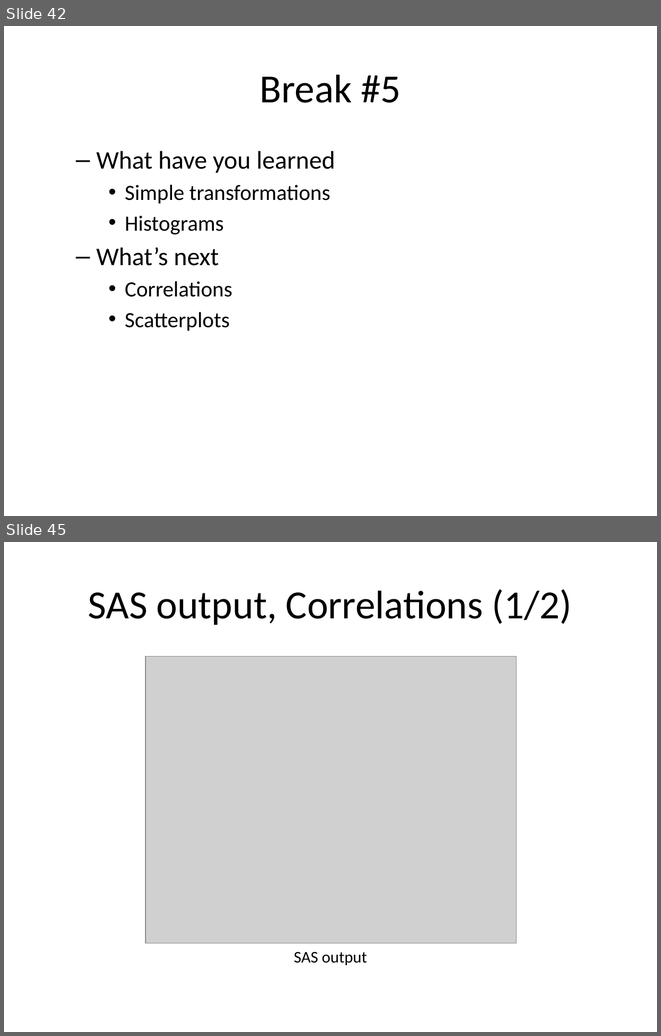
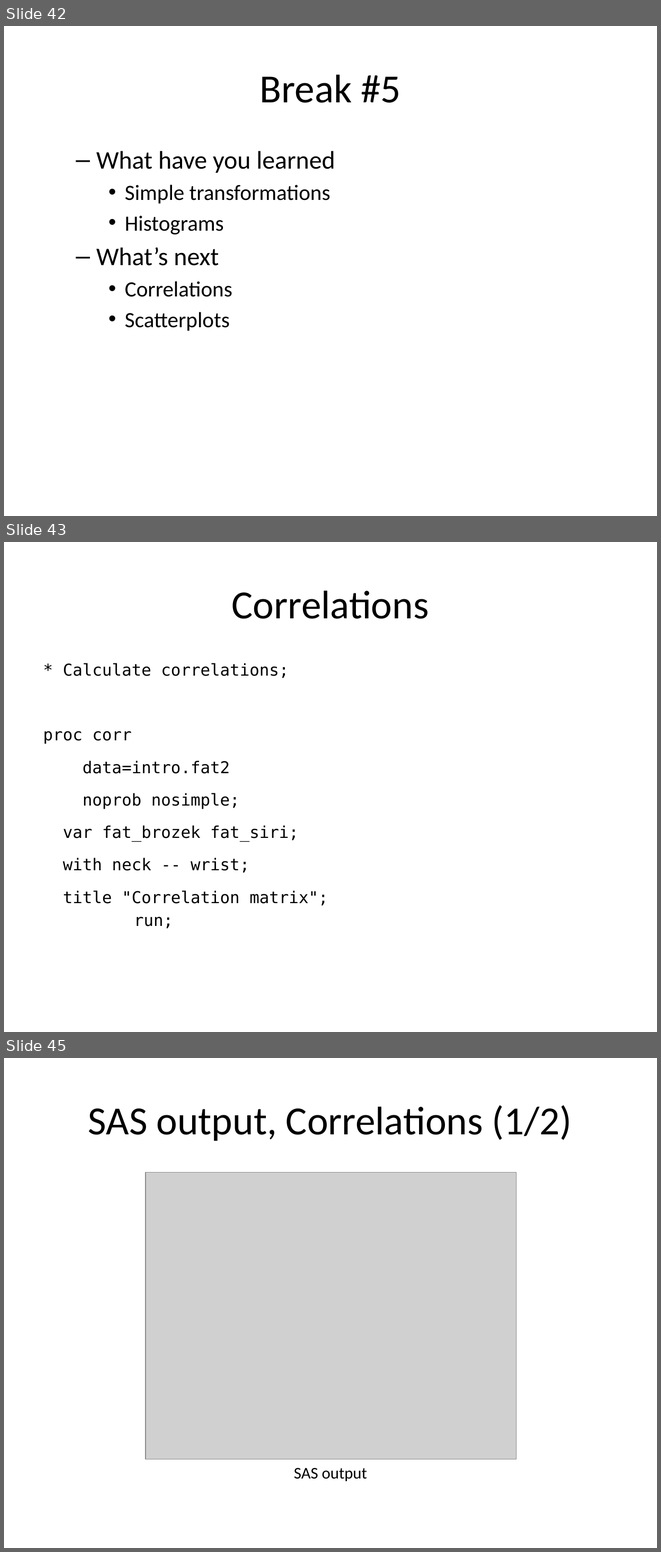
Before and after one commit to pmean/introduction-to-SAS, a slide deck: results/m02-slides-and-speaker-notes.pptx. Shown one above the other, each under a label of ours: slides 42 and 45 before the commit, slides 42, 43 and 45 after it; the slides between them are not shown. The pictures are 661x1036 and 661x1552 pixels, drawn with LibreOffice and Linux fonts; fonts in the diff are those of the drawing; grey boxes stand for pictures. Boxes give left, top, right and bottom in pixels: in the first picture for what was removed or moved away, otherwise in the second. Text is boxed around its words. In the diff, an @@ line names an element or a change of style, - is before the commit and + after.

Commit message:
Updated m01-course-introduction

```diff
--- a/results/m02-slides-and-speaker-notes.pptx
+++ b/results/m02-slides-and-speaker-notes.pptx
@@ slide 43 added at (x1=4, y1=542, x2=657, y2=1032), background #FFFFFF @@
@@ title added at (x1=232, y1=590, x2=429, y2=619), 44 pt, text #000000 @@
+Correlations
@@ text added at (x1=43, y1=663, x2=328, y2=928), 18 pt, text #000000 @@
+* Calculate correlations;
+proc corr
+data=intro.fat2
+noprob nosimple;
+var fat_brozek fat_siri;
+with neck -- wrist;
+title "Correlation matrix";
+run;
```
Also in this commit, not shown: 14 slides changed, 1 slide removed, 24 other files.
